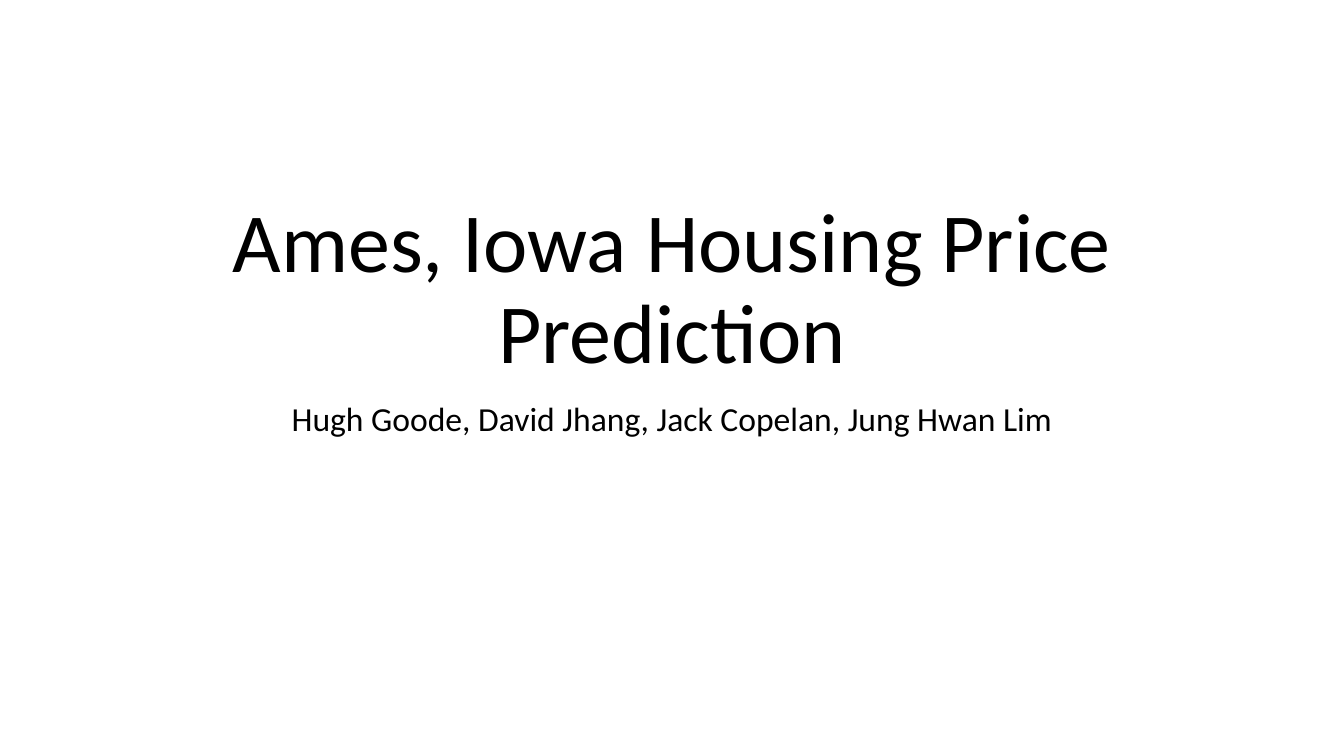
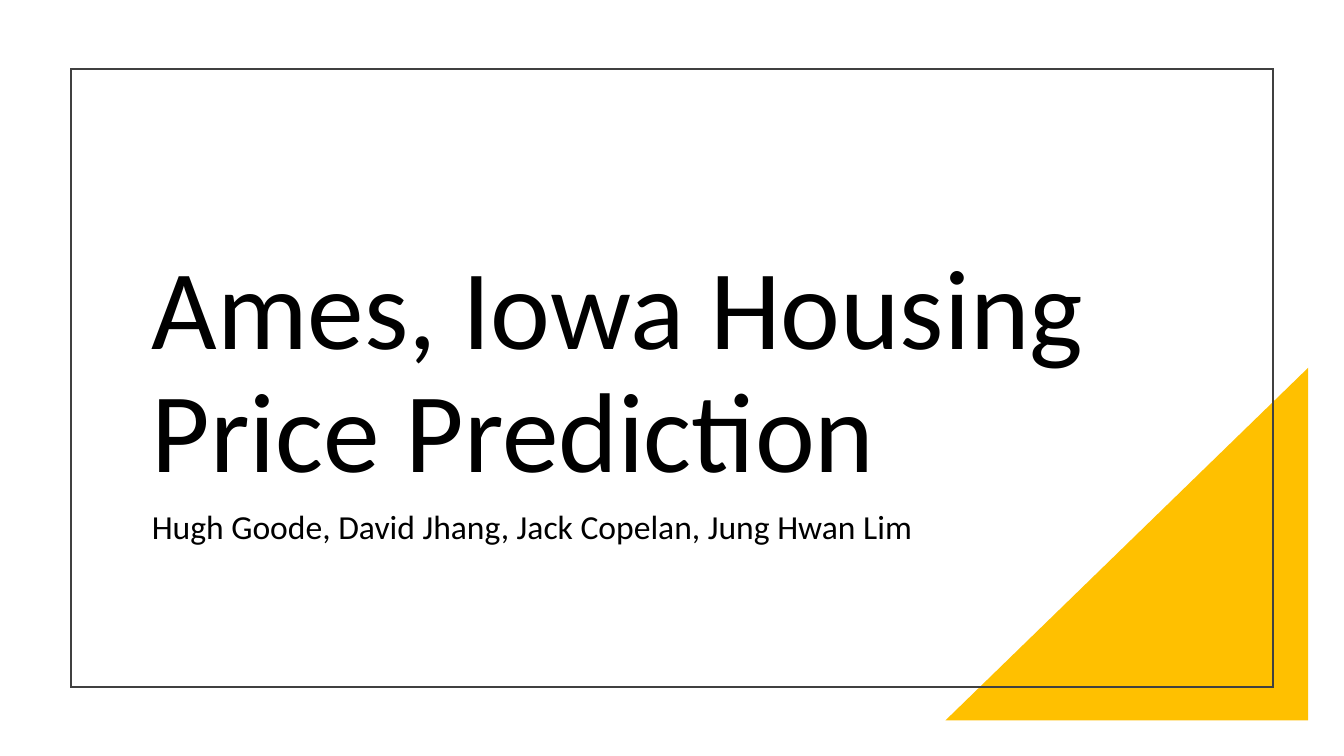
Before and after one commit to djhang99/housing_prices, a slide deck: slide 1 of Draft_Presentation.pptx. Drawn at 1344x756 pixels with LibreOffice and Linux fonts; fonts in the diff are those of the drawing. Boxes give left, top, right and bottom in pixels: in the first picture for what was removed or moved away, otherwise in the second. Text is boxed around its words. In the diff, an @@ line names an element or a change of style, - is before the commit and + after.

Commit message:
presentation formatting

```diff
--- a/Draft_Presentation.pptx
+++ b/Draft_Presentation.pptx
@@ rectangle added at bbox=[71, 69, 1273, 687], outline #404040 1.5 pt @@
@@ title "Ames, Iowa Housing Price Prediction": place and size @@
-title "Ames, Iowa Housing Price Prediction" at bbox=[233, 214, 1110, 364]
+title "Ames, Iowa Housing Price Prediction" at bbox=[152, 271, 1083, 473]
@@ title "Ames, Iowa Housing Price Prediction" at bbox=[152, 271, 1083, 473]: size 60 to 81 pt; alignment centre to left @@
@@ right triangle added at bbox=[946, 368, 1309, 721], fill #FFC000 @@
@@ subtitle "Hugh Goode, David Jhang, Jack ...": place and size @@
-subtitle "Hugh Goode, David Jhang, Jack ..." at bbox=[292, 407, 1052, 437]
+subtitle "Hugh Goode, David Jhang, Jack ..." at bbox=[152, 515, 912, 545]
@@ subtitle "Hugh Goode, David Jhang, Jack ..." at bbox=[152, 515, 912, 545]: alignment centre to left @@
```
Also in this commit, not shown: 15 other slides changed, 4 slides added, 2 slides removed.
